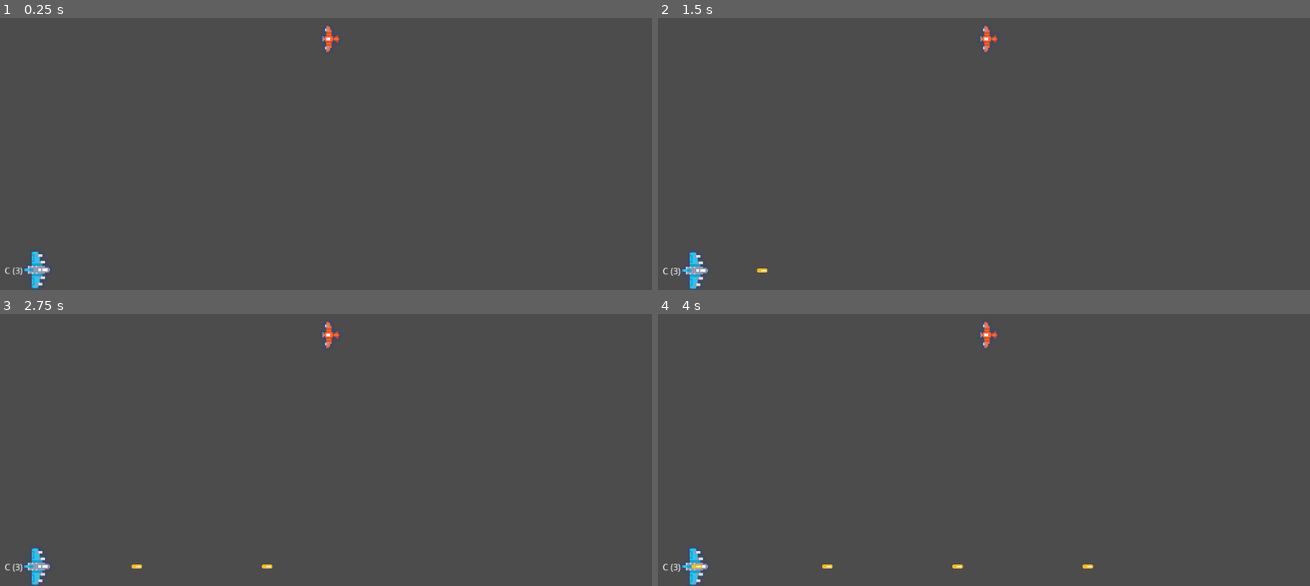
Above: before the commit, frames 1-4 (two rows, left to right).
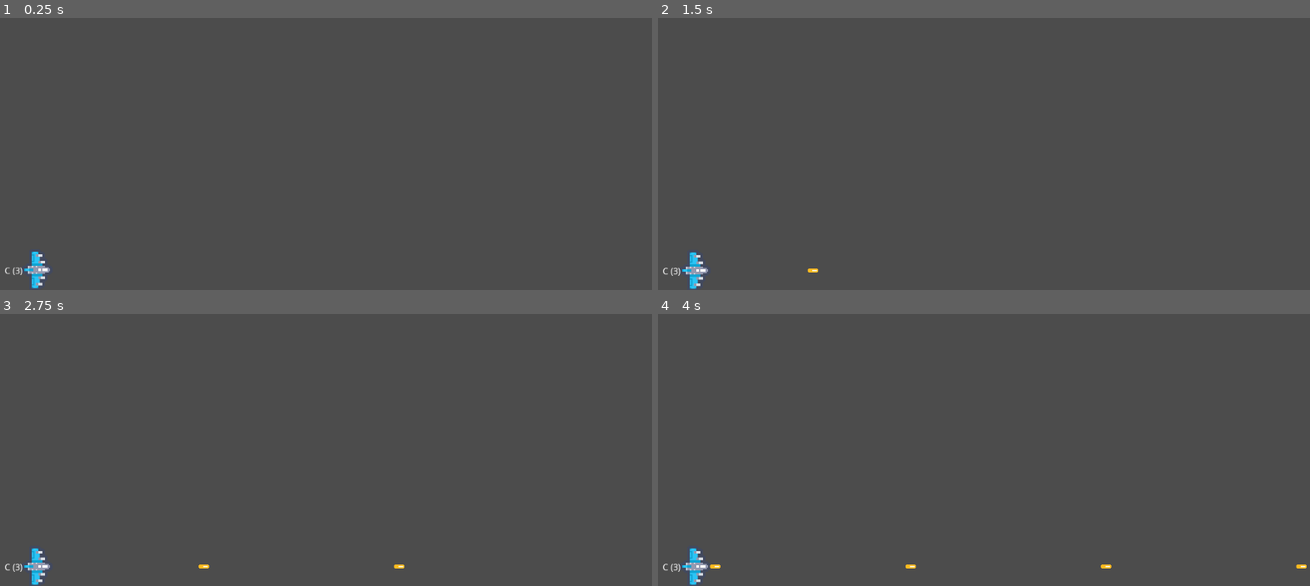
Above: after the commit, the same moments.

Repository: VojtaStruhar/recorder-madness
Game: Godot game, scene res://Minigames/Tyrian/TyrianLevel.tscn
Two runs of this game, one before a commit and one after it. Both use one fixed random seed, a clock stepped at 60 frames per second and the inputs below. This scene is started directly instead of the project's main scene.
Inputs:
- Up to frame 1 (0.25 s): no input
- Up to frame 2 (1.5 s): no input
- Up to frame 3 (2.75 s): no input
- Up to frame 4 (4 s): no input

The runs differ from the first frame. In frame 1, 0.1% of the frame differs, in the area x 49-53%, y 2-13%; in frame 2, 0.2%; in frame 3, 0.2%; in frame 4, 0.3%, in the area x 5-100%, y 2-94%.

Commit message:
Spawning enemies.
+ Spawning enemies at random height, they are rushing towards the player.
+ Added fire point to player.
+ Detecting game over

Diff:
--- a/Minigames/Tyrian/TyrianBullet.tscn
+++ b/Minigames/Tyrian/TyrianBullet.tscn
@@ -5,7 +5,7 @@
 [sub_resource type="GDScript" id=1]
 script/source = "extends Node2D
 
-export var speed = 200
+export var speed = 300
 
 func _process(delta):
 	position.x += speed * delta
--- a/Minigames/Tyrian/TyrianEnemy.gd
+++ b/Minigames/Tyrian/TyrianEnemy.gd
@@ -2,6 +2,13 @@
 
 onready var animationPlayer = $AnimationPlayer
 
+export var speed = 150
+
+func _ready():
+	$Explosion.visible = false
+
+func _process(delta):
+	position.x -= speed * delta
+
 func _on_Area2D_area_entered(area):
-	print("area entered enemy plane")
 	animationPlayer.play("Death")
--- a/Minigames/Tyrian/TyrianEnemy.tscn
+++ b/Minigames/Tyrian/TyrianEnemy.tscn
@@ -132,7 +132,6 @@
 shape = SubResource( 1 )
 
 [node name="Explosion" type="Sprite" parent="."]
-visible = false
 rotation = -1.5708
 texture = ExtResource( 3 )
 hframes = 12
--- /dev/null
+++ b/Minigames/Tyrian/TyrianEnemySpawner.gd
@@ -0,0 +1,12 @@
+extends Node2D
+
+onready var upperBound = $"../UpperBound"
+onready var lowerBound = $"../LowerBound"
+
+onready var enemyTemplate = preload("res://Minigames/Tyrian/TyrianEnemy.tscn")
+
+func _on_Timer_timeout():
+	var random_y = rand_range(upperBound.position.y + 20, lowerBound.position.y - 20)
+	var enemy = enemyTemplate.instance()
+	add_child(enemy)
+	enemy.position.y = random_y
--- a/Minigames/Tyrian/TyrianLevel.tscn
+++ b/Minigames/Tyrian/TyrianLevel.tscn
@@ -1,9 +1,21 @@
-[gd_scene load_steps=5 format=2]
+[gd_scene load_steps=7 format=2]
 
 [ext_resource path="res://Assets/spaceships_packed.png" type="Texture" id=1]
 [ext_resource path="res://SoundMagic/MicrophoneInput.tscn" type="PackedScene" id=2]
 [ext_resource path="res://Minigames/Tyrian/TyrianSpaceship.gd" type="Script" id=3]
-[ext_resource path="res://Minigames/Tyrian/TyrianEnemy.tscn" type="PackedScene" id=4]
+[ext_resource path="res://Minigames/Tyrian/TyrianEnemySpawner.gd" type="Script" id=5]
+
+[sub_resource type="GDScript" id=2]
+script/source = "extends Node2D
+
+# Script for bullet boundaries, counting score and stuff.
+
+func _on_LBoundary_area_entered(area):
+	print(\"GAME OVER\")
+"
+
+[sub_resource type="RectangleShape2D" id=1]
+extents = Vector2( 10, 318.5 )
 
 [node name="TyrianLevel" type="Node2D"]
 
@@ -24,6 +36,9 @@
 position = Vector2( 80, 300 )
 script = ExtResource( 3 )
 
+[node name="FirePoint" type="Position2D" parent="Player"]
+position = Vector2( 26, 0 )
+
 [node name="Spaceship" type="Sprite" parent="Player"]
 rotation = 1.57079
 scale = Vector2( 2, 2 )
@@ -43,7 +58,30 @@
 [node name="Timer" type="Timer" parent="Player"]
 autostart = true
 
-[node name="Enemy" parent="." instance=ExtResource( 4 )]
-position = Vector2( 530, 213 )
+[node name="BulletBoundaries" type="Node2D" parent="."]
+script = SubResource( 2 )
+
+[node name="LBoundary" type="Area2D" parent="BulletBoundaries"]
+position = Vector2( -64, 302 )
+
+[node name="CollisionShape2D" type="CollisionShape2D" parent="BulletBoundaries/LBoundary"]
+shape = SubResource( 1 )
+
+[node name="RBoundary" type="Area2D" parent="BulletBoundaries"]
+position = Vector2( 1218, 11 )
+
+[node name="CollisionShape2D" type="CollisionShape2D" parent="BulletBoundaries/RBoundary"]
+position = Vector2( 0, 298 )
+shape = SubResource( 1 )
+
+[node name="EnemySpawner" type="Node2D" parent="."]
+position = Vector2( 1089, 305 )
+script = ExtResource( 5 )
+
+[node name="Timer" type="Timer" parent="EnemySpawner"]
+wait_time = 2.3
+autostart = true
 
 [connection signal="timeout" from="Player/Timer" to="Player" method="_on_Timer_timeout"]
+[connection signal="area_entered" from="BulletBoundaries/LBoundary" to="BulletBoundaries" method="_on_LBoundary_area_entered"]
+[connection signal="timeout" from="EnemySpawner/Timer" to="EnemySpawner" method="_on_Timer_timeout"]
--- a/Minigames/Tyrian/TyrianSpaceship.gd
+++ b/Minigames/Tyrian/TyrianSpaceship.gd
@@ -4,6 +4,8 @@
 onready var lowerBound = $"../LowerBound"
 onready var fletnicka := $"../MicrophoneInput"
 onready var noteLabel := $Label
+onready var firePoint := $FirePoint
+
 onready var bulletTemplate = preload("res://Minigames/Tyrian/TyrianBullet.tscn")
 
 onready var extents: float = lowerBound.position.y - upperBound.position.y
@@ -17,11 +19,7 @@
 
 	noteLabel.text = NoteFrequencies.names[round(fletnicka.current_note)]
 
-func _on_FireTimer_timeout():
-	print()
-
-
 func _on_Timer_timeout():
 	var bullet = bulletTemplate.instance()
 	get_parent().add_child(bullet)
-	bullet.position = position
+	bullet.global_position = firePoint.global_position
